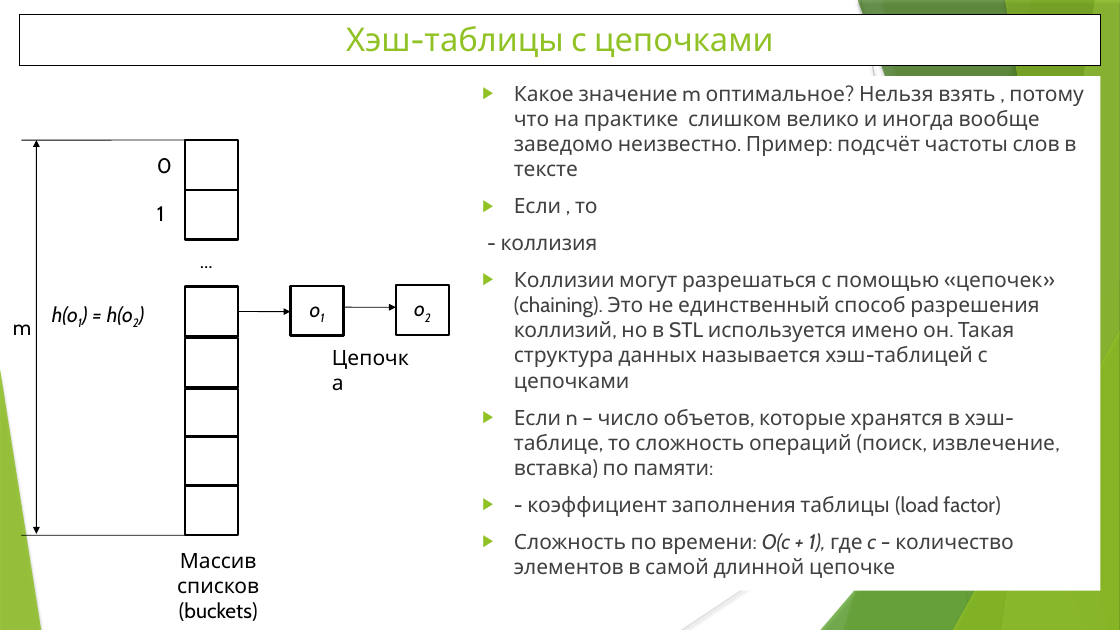
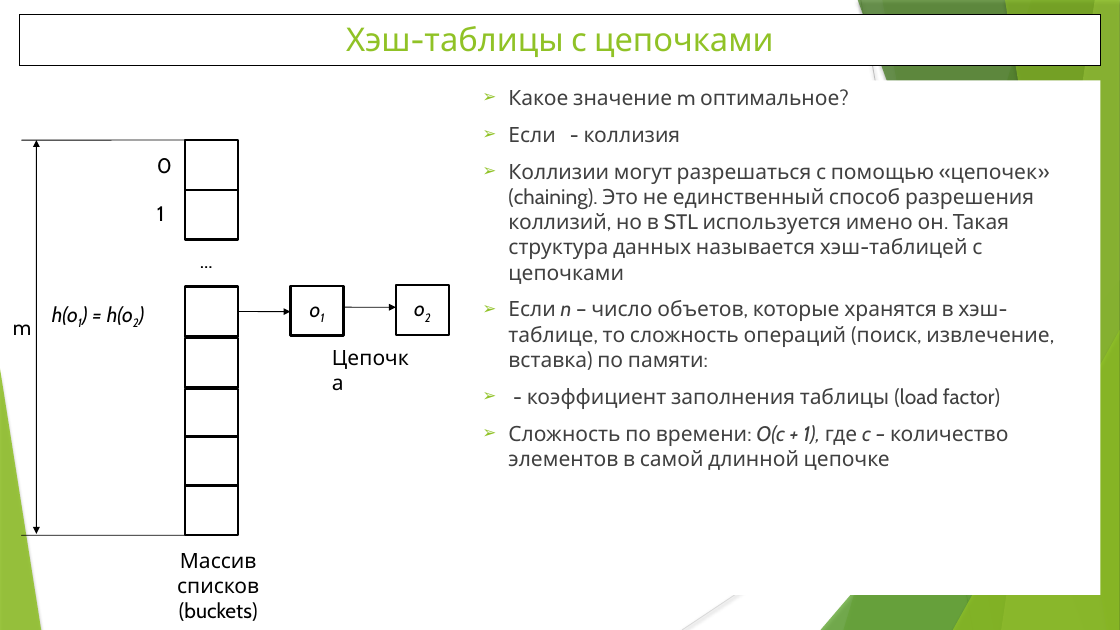
Before and after one commit to WhiteCatStudies/lectures, a slide deck: slide 4 of pt2/lectures/lecture5/lecture5.pptx. Drawn at 1120x630 pixels with LibreOffice and Linux fonts; fonts in the diff are those of the drawing. Boxes give left, top, right and bottom in pixels: in the first picture for what was removed or moved away, otherwise in the second. Text is boxed around its words. In the diff, an @@ line names an element or a change of style, - is before the commit and + after.

```diff
--- a/pt2/lectures/lecture5/lecture5.pptx
+++ b/pt2/lectures/lecture5/lecture5.pptx
@@ rectangle "Какое значение m оптимальное?": place and size @@
-rectangle "Какое значение m оптимальное?" at <box>474,76,1101,592</box>
+rectangle "Какое значение m оптимальное?" at <box>474,81,1101,596</box>
@@ text in rectangle at <box>508,90,839,142</box>: text changed @@
-▶ Какое значение m оптимальное? Нельзя взять , потому что на практике слишком велико и иногда вообще заведомо неизвестно. Пример: подсчёт частоты слов в тексте
-▶ Если , то
-- коллизия
+➢ Какое значение m оптимальное?
+➢ Если - коллизия
@@ text in rectangle at <box>508,164,1049,470</box>: italic on in "n"; bullet ▶ to ➢ @@
```
Also in this commit, not shown: 7 other slides changed, 1 slide added, 6 slides removed.
